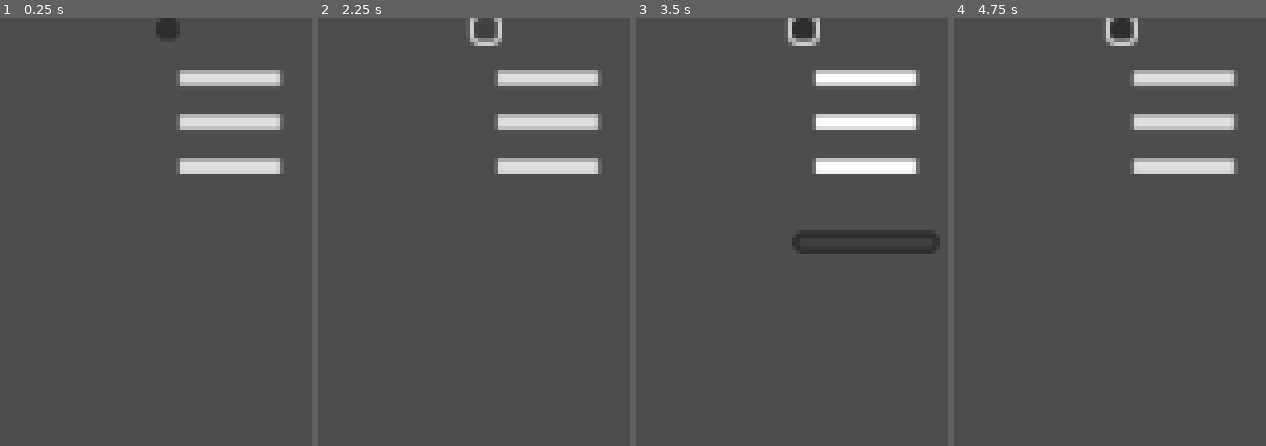
Above: before the commit, frames 1-4 (left to right).
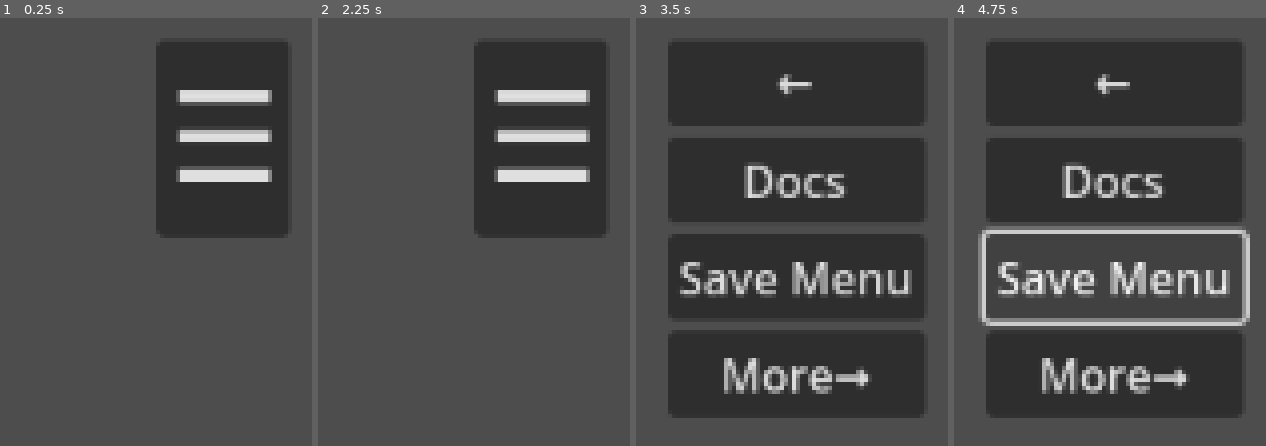
Above: after the commit, the same moments.

Repository: LPenney33/LFEG-RPG-Project
Game: Godot game, scene res://UI/MainUI.tscn
The game is run twice, just before and just after one commit, with the same random seed, the same clock (stepped at 60 frames per second) and the same inputs. Before the commit the project has no main scene; this scene is started directly in both runs.
Inputs (mouse positions are in pixels of both pictures, inside the frame that each line leads up to):
- Up to frame 1 (0.25 s): no input
- Up to frame 2 (2.25 s): click "☰" at 0.5 s; click (480, 82) at 1.25 s, where only the run after the commit has a clickable "←"; click (486, 30) at 2.02 s
- Up to frame 3 (3.5 s): click "☰" at 2.75 s
- Up to frame 4 (4.75 s): click (1116, 180) at 3.5 s, where only the run after the commit has a clickable "Docs"; click (1116, 279) at 4.25 s, where only the run after the commit has a clickable "Save Menu"

The runs differ from the first frame. In frame 1, 19% of the frame differs, in the area x 50-93%, y 0-52%; in frame 2, 19%; in frame 3, 61%, in the area x 10-98%, y 0-94%; in frame 4, 55%.

Commit message:
MenuSystem Start
Created the beginning functionality of the main menu and the back button.

Diff:
--- a/UI/MainUI.tscn
+++ b/UI/MainUI.tscn
@@ -1,37 +1,83 @@
 [gd_scene load_steps=2 format=3 uid="uid://nnxfs18u5meo"]
 
-[sub_resource type="GDScript" id="GDScript_vmkdq"]
-script/source = "extends MenuButton
+[ext_resource type="Script" path="res://UI/MenuSystem.gd" id="1_c13y8"]
 
+[node name="MenuSystem" type="Control"]
+layout_mode = 3
+anchors_preset = 1
+anchor_left = 1.0
+anchor_right = 1.0
+offset_left = -40.0
+offset_right = 10.0
+offset_bottom = 50.0
+grow_horizontal = 0
+script = ExtResource("1_c13y8")
 
-# Called when the node enters the scene tree for the first time.
-func _ready() -> void:
-	pass # Replace with function body.
+[node name="HamburgerButton" type="Button" parent="."]
+layout_mode = 1
+anchors_preset = -1
+anchor_left = 0.8
+anchor_right = 0.8
+offset_left = -56.0
+offset_top = 8.0
+offset_right = -8.0
+offset_bottom = 79.0
+grow_horizontal = 0
+tooltip_text = "Options Menu"
+theme_override_font_sizes/font_size = 45
+text = "☰"
 
+[node name="MainMenu" type="Control" parent="."]
+visible = false
+anchors_preset = 0
+offset_right = 40.0
+offset_bottom = 40.0
 
-# Called every frame. 'delta' is the elapsed time since the previous frame.
-func _process(delta: float) -> void:
-	pass
+[node name="VBoxContainer" type="VBoxContainer" parent="MainMenu"]
+layout_mode = 1
+anchors_preset = -1
+anchor_left = 0.8
+anchor_right = 0.8
+offset_left = -93.0
+offset_top = 8.0
+offset_right = -3.0
+offset_bottom = 144.0
+
+[node name="BackButton" type="Button" parent="MainMenu/VBoxContainer"]
+layout_mode = 2
+text = "←"
+
+[node name="DocumentationButton" type="Button" parent="MainMenu/VBoxContainer"]
+layout_mode = 2
+text = "Docs
 "
 
-[node name="Main_UI" type="Control"]
-layout_mode = 3
-anchors_preset = 15
-anchor_right = 1.0
-anchor_bottom = 1.0
-grow_horizontal = 2
-grow_vertical = 2
+[node name="SaveMenuButton" type="Button" parent="MainMenu/VBoxContainer"]
+layout_mode = 2
+text = "Save Menu"
 
-[node name="MenuToggle" type="MenuButton" parent="."]
+[node name="MoreMenuButton" type="Button" parent="MainMenu/VBoxContainer"]
+layout_mode = 2
+text = "More→"
+
+[node name="ExtendedMenu" type="Control" parent="."]
+visible = false
+anchors_preset = 0
+offset_right = 40.0
+offset_bottom = 40.0
+
+[node name="VBoxContainer" type="VBoxContainer" parent="ExtendedMenu"]
 layout_mode = 0
-offset_left = 1096.0
-offset_right = 1149.0
-offset_bottom = 77.0
-theme_override_font_sizes/font_size = 50
-text = "☰"
-script = SubResource("GDScript_vmkdq")
+offset_right = 40.0
+offset_bottom = 40.0
 
-[node name="ForceSave" type="Button" parent="MenuToggle"]
-layout_mode = 0
-offset_right = 8.0
-offset_bottom = 8.0
+[node name="BackButton" type="Button" parent="ExtendedMenu/VBoxContainer"]
+layout_mode = 2
+text = "←"
+
+[node name="TestingMenuButton" type="Button" parent="ExtendedMenu/VBoxContainer"]
+layout_mode = 2
+text = "Testing Menu"
+
+[connection signal="pressed" from="HamburgerButton" to="." method="_on_hamburger_button_pressed"]
+[connection signal="pressed" from="MainMenu/VBoxContainer/BackButton" to="." method="_on_back_button_pressed"]
--- /dev/null
+++ b/UI/MenuSystem.gd
@@ -0,0 +1,25 @@
+extends Control
+
+
+##MainMenucontrol reference
+@onready var mainControl = get_node("MainMenu")
+##ToggleButton reference
+@onready var toggleButton = get_node("HamburgerButton")
+##MainMenuBackButton reference
+@onready var mainBackButton = get_node("MainMenu/BackButton")
+
+
+
+func _on_hamburger_button_pressed():
+
+	#Show the mainmenu and  hide the toggle button
+	toggleButton.visible = false
+	mainControl.visible = true
+
+
+
+func _on_back_button_pressed():
+	#If the MainMenu is visible, hide it and show the toggle button
+	if mainControl.visible == true:
+		mainControl.visible = false
+		toggleButton.visible = true
--- a/project.godot
+++ b/project.godot
@@ -11,5 +11,6 @@
 [application]
 
 config/name="LFEG RPG Project"
+run/main_scene="res://UI/MainUI.tscn"
 config/features=PackedStringArray("4.3", "Forward Plus")
 config/icon="res://icon.svg"
